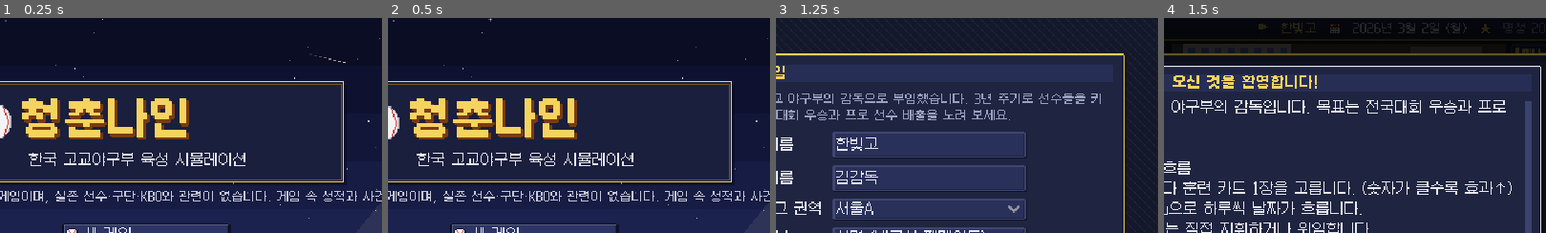
Above: before the commit, frames 1-4 (left to right).
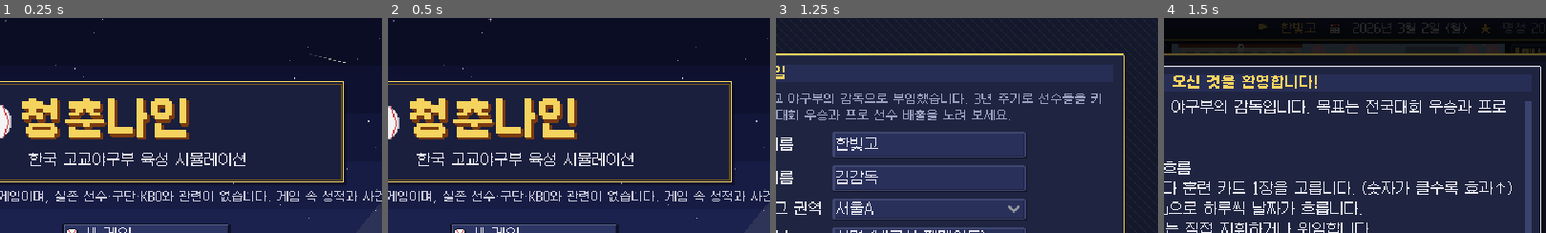
Above: after the commit, the same moments.

Repository: MintSiru/test
Game: Godot game, scene res://scenes/main.tscn
Two runs of this game, one before a commit and one after it. Both use one fixed random seed, a clock stepped at 60 frames per second and the inputs below.
Inputs:
- Up to frame 1 (0.25 s): no input
- Up to frame 2 (0.5 s): no input
- Up to frame 3 (1.25 s): click "새 게임" at 0.5 s
- Up to frame 4 (1.5 s): click "시작!" at 1.25 s
The pictures show only the part of the screen within x 31-81%, y 0-50%; the shares and areas given below are measured in that part.

Frames 1-3 are identical in both runs. In frame 4, 1.9% of the frame differs, in the area x 2-90%, y 12-17%.

Commit message:
그래픽 4단계: 홈 화면 운동장 풍경에 사계절(벚꽃잎·녹음·단풍과 노을·눈밭), 학교 건물·나무·백네트·그림자
Co-Authored-By: Claude Opus 5.5 <noreply@anthropic.com>
Claude-Session: https://claude.ai/code/session_018CxDwMLc1KRy2YJTqnPn7j

Diff:
--- a/game/scripts/ui/screens/hub_screen.gd
+++ b/game/scripts/ui/screens/hub_screen.gd
@@ -368,20 +368,52 @@
 func _draw_scene() -> void:
 	var w := 280.0
 	var h := 84.0
-	scene.draw_rect(Rect2(0, 0, w, h), Color("#2f7a3f"))
-	for y in range(0, int(h), 8):
-		scene.draw_rect(Rect2(0, y, w, 4), Color("#2a6e39"))
-	scene.draw_rect(Rect2(0, 0, w, 14), Color("#5a4a3a"))
-	scene.draw_rect(Rect2(0, 12, w, 2), Color("#3a2f25"))
-	# 교사 건물
-	scene.draw_rect(Rect2(10, 0, 90, 12), Color("#c8c0b0"))
+	var m := Cal.month_of(st()["date"])
+	var season := "spring" if m in [3, 4, 5] else ("summer" if m in [6, 7, 8] else ("autumn" if m in [9, 10, 11] else "winter"))
+	var sky_c: Color = {"spring": Color("#9ec9f0"), "summer": Color("#5fb0ff"), "autumn": Color("#f0b878"), "winter": Color("#b8c4d8")}[season]
+	var leaf: Color = {"spring": Color("#f6b6c8"), "summer": Color("#2f8a3a"), "autumn": Color("#e0782f"), "winter": Color("#6a5a4a")}[season]
+	var grass_a: Color = {"spring": Color("#3f9048"), "summer": Color("#348a3e"), "autumn": Color("#6a8a3a"), "winter": Color("#5f7a5a")}[season]
+	# 하늘
+	scene.draw_rect(Rect2(0, 0, w, 16), sky_c)
+	scene.draw_rect(Rect2(0, 10, w, 6), sky_c.darkened(0.08))
+	# 잔디 (깎은 결)
+	scene.draw_rect(Rect2(0, 16, w, h - 16), grass_a)
+	for y in range(16, int(h), 8):
+		scene.draw_rect(Rect2(0, y, w, 4), grass_a.darkened(0.08))
+	# 교사 건물: 지붕 · 창문 · 시계
+	scene.draw_rect(Rect2(8, 2, 100, 14), Color("#d8d0c0"))
+	scene.draw_rect(Rect2(6, 0, 104, 3), Color("#7a3b30"))
 	for i in 8:
-		scene.draw_rect(Rect2(14 + i * 11, 3, 6, 5), Color("#6a8ab0"))
-	scene.draw_rect(Rect2(200, 2, 60, 10), Color("#9a8a70"))
+		scene.draw_rect(Rect2(12 + i * 12, 6, 7, 5), Color("#6a8ab0"))
+		scene.draw_rect(Rect2(12 + i * 12, 6, 7, 1), Color("#9ab8d8"))
+	scene.draw_circle(Vector2(58, 3), 3, Color("#f4f4f4"))
+	scene.draw_rect(Rect2(58, 1, 1, 2), Color("#303030"))
+	# 나무 (계절 색)
+	for tx in [122, 150, 250, 268]:
+		scene.draw_rect(Rect2(tx, 8, 2, 8), Color("#5a3a22"))
+		if season != "winter":
+			scene.draw_circle(Vector2(tx + 1, 6), 6, leaf)
+			scene.draw_circle(Vector2(tx - 1, 5), 3, leaf.lightened(0.15))
+		else:
+			scene.draw_line(Vector2(tx + 1, 8), Vector2(tx - 3, 2), leaf, 1.0)
+			scene.draw_line(Vector2(tx + 1, 8), Vector2(tx + 5, 3), leaf, 1.0)
+			scene.draw_rect(Rect2(tx - 3, 2, 3, 1), Color("#f4f8ff"))
+	# 백네트
+	scene.draw_rect(Rect2(196, 2, 44, 14), Color(0.2, 0.25, 0.3, 0.35))
+	for nx in range(196, 241, 4):
+		scene.draw_rect(Rect2(nx, 2, 1, 14), Color("#8a9aa8"))
+	scene.draw_rect(Rect2(196, 2, 45, 1), Color("#8a9aa8"))
+	scene.draw_rect(Rect2(0, 15, w, 1), Color("#3a2f25"))
 	# 내야 흙
-	scene.draw_colored_polygon(PackedVector2Array([Vector2(140, 34), Vector2(190, 58), Vector2(140, 82), Vector2(90, 58)]), Color("#b07a4a"))
+	scene.draw_colored_polygon(PackedVector2Array([Vector2(140, 34), Vector2(190, 58), Vector2(140, 82), Vector2(90, 58)]), Color("#b8804c") if season != "winter" else Color("#b89a7c"))
 	for b in [Vector2(140, 34), Vector2(190, 58), Vector2(140, 82), Vector2(90, 58)]:
 		scene.draw_rect(Rect2(b.x - 1, b.y - 1, 3, 3), Color.WHITE)
+	# 겨울: 운동장에 쌓인 눈
+	if season == "winter":
+		var sr := RandomNumberGenerator.new()
+		sr.seed = 3
+		for i in 140:
+			scene.draw_rect(Rect2(sr.randi_range(0, 279), sr.randi_range(16, 83), sr.randi_range(2, 5), 1), Color("#eef4ff"))
 	var t: Dictionary = st()["teams"][st()["userTeamId"]]
 	var cap := Color(t["colors"][0])
 	var acc := Color(t["colors"][1])
@@ -391,6 +423,7 @@
 		var x := fmod(phase * 280.0, 320.0) - 20
 		var y := 20.0 + i * 12
 		var frame := 1 + int(anim_t * 8 + i) % 2
+		scene.draw_rect(Rect2(roundi(x) + 1, roundi(y) + 11, 7, 2), Color(0, 0, 0, 0.3))
 		scene.draw_texture(PixelArt.sprite(Color("#f4f4f4"), cap, acc, frame), Vector2(roundi(x), roundi(y)))
 	# 투수 연습
 	var sw := int(anim_t * 2) % 2
@@ -399,5 +432,17 @@
 	var by := 58.0 + fmod(anim_t * 60.0, 24.0)
 	if sw == 0:
 		scene.draw_rect(Rect2(bx, by, 2, 2), Color.WHITE)
+	# 계절 입자: 벚꽃잎 · 낙엽 · 눈
+	var season2 := "spring" if Cal.month_of(st()["date"]) in [3, 4] else ("autumn" if Cal.month_of(st()["date"]) in [10, 11] else ("winter" if Cal.month_of(st()["date"]) in [12, 1, 2] else ""))
+	if season2 != "":
+		var pc: Color = {"spring": Color("#ffd0dc"), "autumn": Color("#e8903a"), "winter": Color("#ffffff")}[season2]
+		for i in 18:
+			var px := fmod(i * 37.0 + anim_t * (8.0 + i % 4) + sin(anim_t * 1.3 + i) * 6.0, 290.0) - 5.0
+			var py := fmod(i * 13.0 + anim_t * (10.0 + i % 3 * 4.0), 90.0) - 4.0
+			scene.draw_rect(Rect2(roundi(px), roundi(py), 2 if season2 != "winter" else 1 + i % 2, 1 + i % 2), pc)
+	# 테두리 (안쪽 밝은 선 + 바깥 어두운 선)
+	scene.draw_rect(Rect2(0, 0, w, h), Color("#0c0f22"), false)
+	scene.draw_rect(Rect2(1, 1, w - 2, 1), Color(1, 1, 1, 0.15))
 	var label := "이번 주: 훈련 카드 선택 대기" if not st()["weekTrained"] else ("경기일" if st().get("pendingFixture") != null else "연습 중")
+	scene.draw_rect(Rect2(2, 70, UI.font_small.get_string_size(label, HORIZONTAL_ALIGNMENT_LEFT, -1, 10).x + 6, 12), Color(0, 0, 0, 0.45))
 	scene.draw_string(UI.font_small, Vector2(4, 80), label, HORIZONTAL_ALIGNMENT_LEFT, -1, 10, Color("#ffffffcc"))
